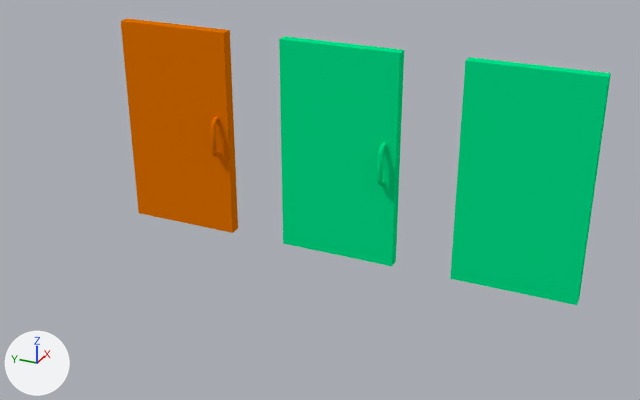
The Blender file DyNaDeMo/assets/Models/Doors.blend, before and after one commit.
The view is the same before and after, from a 50 mm lens placed at (-31.1, -15.3, 17.7), pointed at (-3.9, -3.0, 4.1). Lighting does not change. The marker at lower left points along +X, +Y and +Z.

Script lines for the objects in view, before the commit:
```python
me_blankdoor = bpy.data.meshes.new('BlankDoor')
me_blankdoor.from_pydata(...)  # a box spanning x -2.0..0.0, y -2.0..0.0, z 0.0..2.0
me_blankdoor.materials.append(mat_room)  # green #00e58c
me_doubledhandleddoor = bpy.data.meshes.new('DoubledHandledDoor')
me_doubledhandleddoor.from_pydata(...)  # 680 vertices, 610 faces; spans x -4.0..2.0, y -2.0..0.0, z 0.0..2.0
me_doubledhandleddoor.materials.append(mat_room_001)  # orange #e57300
me_singlehandleddoor = bpy.data.meshes.new('SingleHandledDoor')
me_singlehandleddoor.from_pydata(...)  # 344 vertices, 308 faces; spans x -4.0..0.0, y -2.0..0.0, z 0.0..2.0
me_singlehandleddoor.materials.append(mat_room)  # green #00e58c
ob_blankdoor = bpy.data.objects.new('BlankDoor', me_blankdoor)
ob_blankdoor.location = (0.0, -7.25, 0.0)
ob_blankdoor.scale = (0.25, 2.5, 4.5)
ob_doubledhandleddoor = bpy.data.objects.new('DoubledHandledDoor', me_doubledhandleddoor)
ob_doubledhandleddoor.location = (0.0, 7.75, 0.0)
ob_doubledhandleddoor.scale = (0.25, 2.5, 4.5)
ob_singlehandleddoor = bpy.data.objects.new('SingleHandledDoor', me_singlehandleddoor)
ob_singlehandleddoor.location = (0.0, 0.25, 0.0)
ob_singlehandleddoor.scale = (0.25, 2.5, 4.5)
```
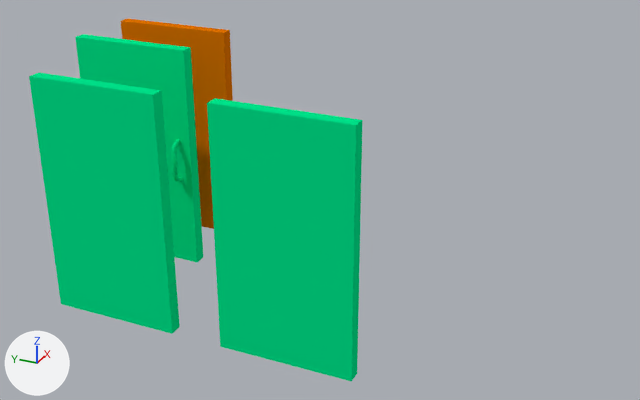
The newer file is also turned or shifted as a whole; pictures and numbers use the older file's frame.

Where the change shows, as pixel boxes (x1, y1, x2, y2) in the pictures (640 x 400 px):
'BlankDoor', moved: before (450, 57, 611, 305); after (207, 98, 362, 382)
'SingleHandledDoor', moved: before (279, 36, 404, 266); after (75, 34, 203, 262)
'MirroredBlankDoor', added (green): after (29, 73, 180, 334)
'DoubledHandledDoor', unchanged, covered by the edit: before (121, 19, 238, 233); after (121, 19, 233, 229)

Diff of the bpy script that builds the scene:
```diff
--- a/DyNaDeMo/assets/Models/Doors.blend.py
+++ b/DyNaDeMo/assets/Models/Doors.blend.py
@@ mat_room_002 @@
+mat_room_002 = diffuse_material('Room.002')
+mat_room_002.base_color = (0.0, 0.787, 0.26)  # green #00e58b
@@ me_mirroredblankdoor @@
+me_mirroredblankdoor.from_pydata(...)  # a box spanning x -2.0..0.0, y 0.0..2.0, z 0.0..2.0
+me_mirroredblankdoor.materials.append(mat_room_002)  # green #00e58b
@@ ob_singlehandleddoor @@
 ob_singlehandleddoor = bpy.data.objects.new('SingleHandledDoor', me_singlehandleddoor)
-ob_singlehandleddoor.location = (0.0, 0.25, 0.0)
+ob_singlehandleddoor.location = (-3.0, 7.75, 0.0)
 ob_singlehandleddoor.scale = (0.25, 2.5, 4.5)
@@ ob_blankdoor @@
 ob_blankdoor = bpy.data.objects.new('BlankDoor', me_blankdoor)
-ob_blankdoor.location = (0.0, -7.25, 0.0)
+ob_blankdoor.location = (-8.0, -1.25, 0.0)
 ob_blankdoor.scale = (0.25, 2.5, 4.5)
@@ ob_mirroredblankdoor @@
+ob_mirroredblankdoor = bpy.data.objects.new('MirroredBlankDoor', me_mirroredblankdoor)
+ob_mirroredblankdoor.location = (-8.0, 0.75, 0.0)
+ob_mirroredblankdoor.scale = (0.25, 2.5, 4.5)
```
